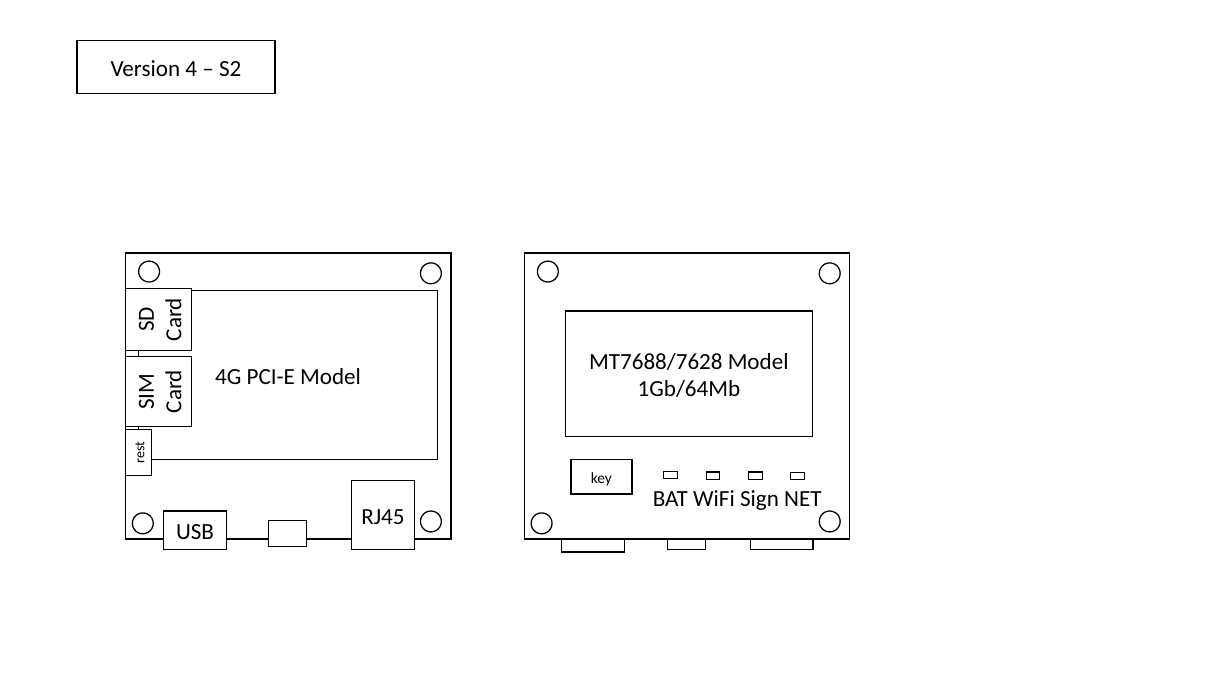
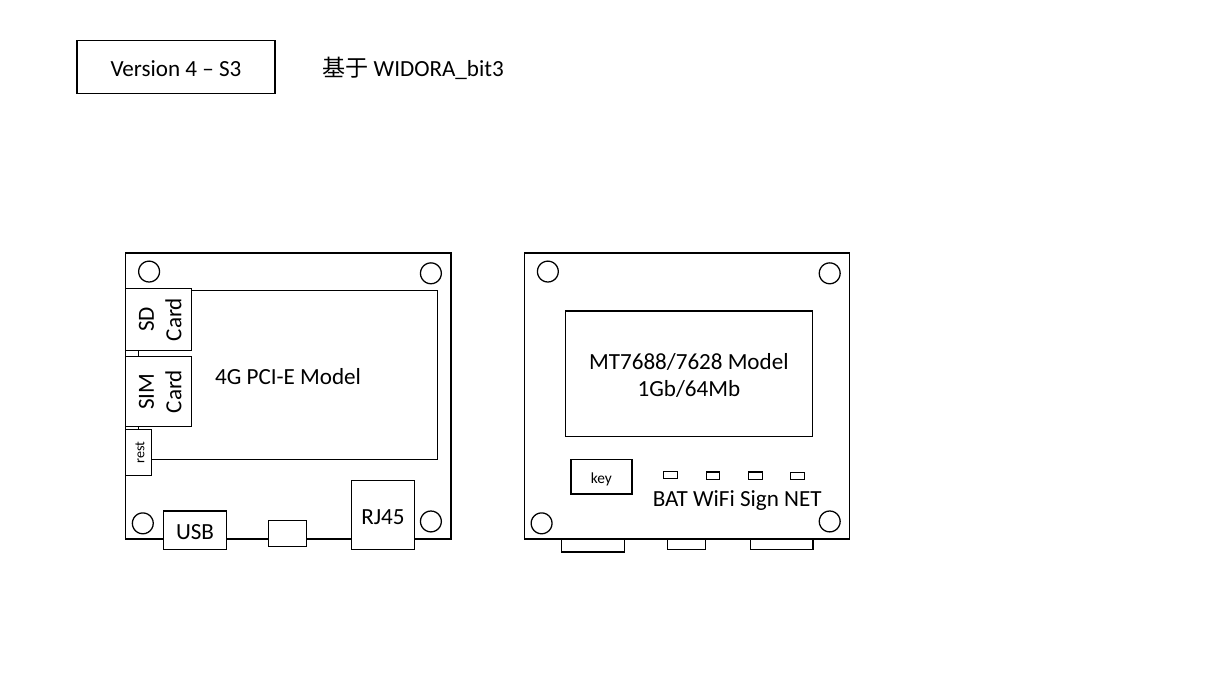
Before and after one commit to GavinGY/MoveWiFi_v4, a slide deck: slide 13 of graphic.pptx (slide 12 before the commit). Drawn at 1232x693 pixels with LibreOffice and Linux fonts; fonts in the diff are those of the drawing. Boxes give left, top, right and bottom in pixels: in the first picture for what was removed or moved away, otherwise in the second. Text is boxed around its words. In the diff, an @@ line names an element or a change of style, - is before the commit and + after.

```diff
--- a/graphic.pptx
+++ b/graphic.pptx
@@ text added at box(322, 56, 504, 79), 18 pt, text #000000 @@
+基于 WIDORA_bit3
@@ text in rectangle at box(111, 60, 241, 76): text changed @@
-Version 4 – S2
+Version 4 – S3
```
Also in this commit, not shown: 1 other slide changed, 20 other files.
